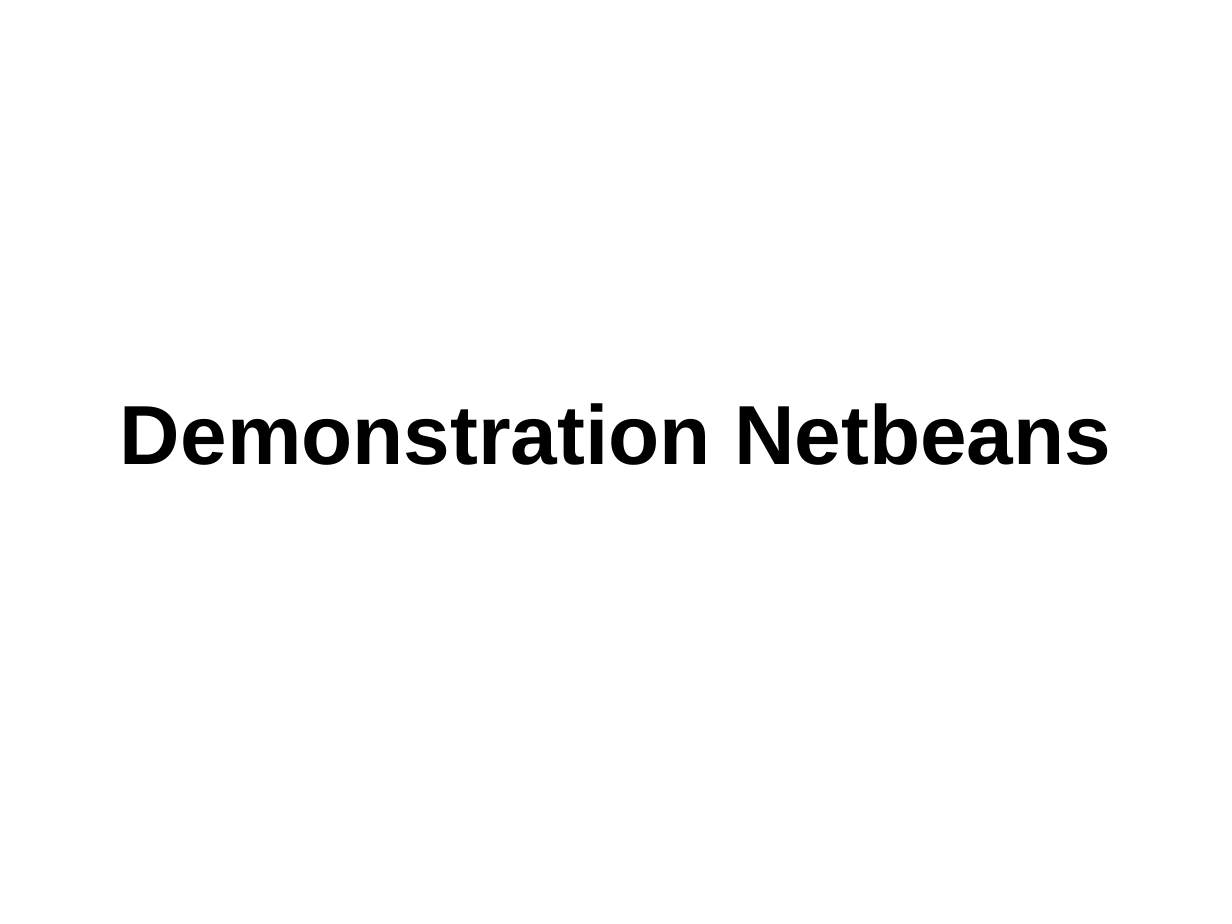
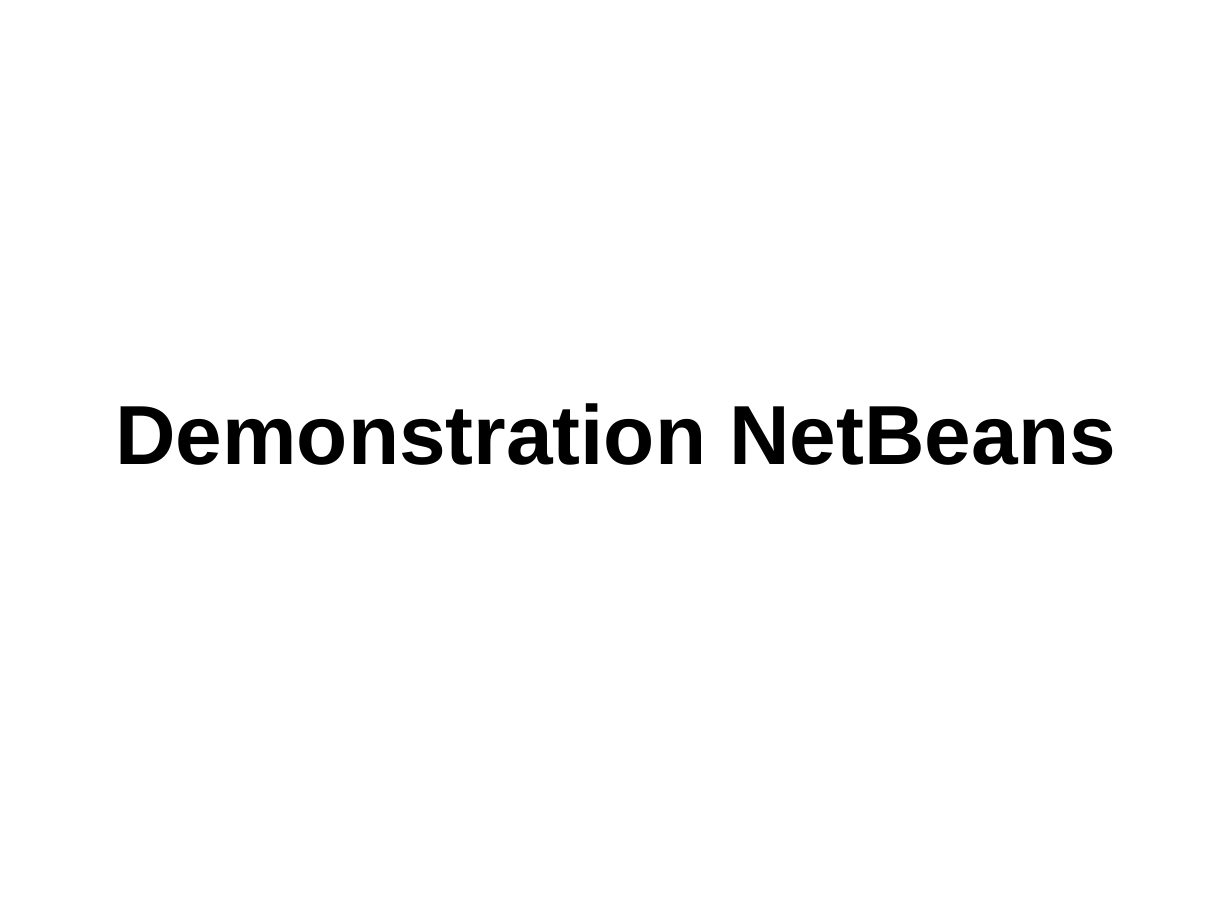
Before and after one commit to phdu/vorkurs, a slide deck: slide 25 of Tag_1/folien_tag_1.odp. Drawn at 1232x924 pixels with LibreOffice and Linux fonts; fonts in the diff are those of the drawing. Boxes give left, top, right and bottom in pixels: in the first picture for what was removed or moved away, otherwise in the second. Text is boxed around its words. In the diff, an @@ line names an element or a change of style, - is before the commit and + after.

```diff
--- a/Tag_1/folien_tag_1.odp
+++ b/Tag_1/folien_tag_1.odp
@@ subtitle at bbox=[115, 403, 1115, 465]: text changed @@
-Demonstration Netbeans
+Demonstration NetBeans
```
Also in this commit, not shown: 7 other slides changed.
